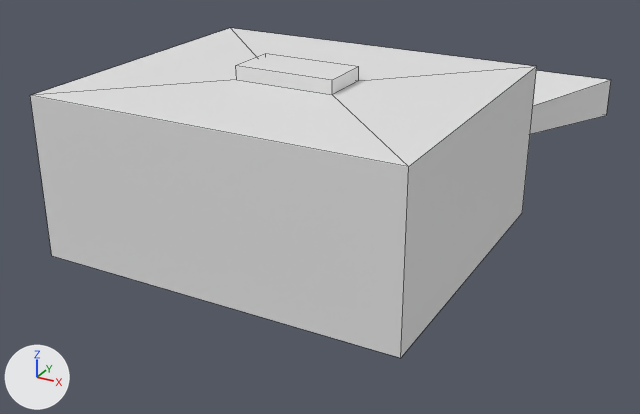
Renders of the OBJ model assets/models/bunny.obj from each side of a commit.
One viewpoint serves both versions: a 50 mm lens placed at (0.786, -1.393, 0.586), pointed at (-0.017, 0.067, -0.144). Arrows for +X, +Y and +Z are at lower left; the lights stay in place. Mesh edges are drawn as thin lines. Where no turn or scale is listed for an object, it has been applied to the vertices.
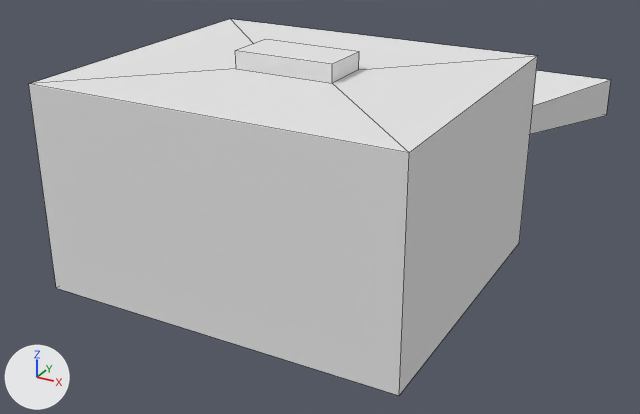
Where the change shows, as pixel boxes (x1, y1, x2, y2) in the pictures (640 x 414 px; the box of a moved part takes in the faces that stretch with it):
'Cube', reshaped (14% taller)
    before: (30, 28, 611, 358)
    after: (29, 19, 611, 395)
part 1 of me_cube, moved or reshaped
    before: (30, 28, 537, 358)
    after: (29, 19, 538, 395)

The change, as a diff of the scene's bpy script:
```diff
--- a/assets/models/bunny.obj.py
+++ b/assets/models/bunny.obj.py
@@ me_cube @@
 me_cube.from_pydata(...)  # 32 vertices, 26 faces; spans x -0.42..0.42, y -0.35..0.639, z -0.152..0.178
 # used by ob_cube; location = (0.0, 0.0, 0.0)
+# me_cube part 1: the loose piece of 16 vertices spanning x -0.35..0.35, y -0.35..0.255, z -0.152..0.178 is scaled about its middle by (1, 1, 1.29), then moved by (0.0, 0.0, -0.02)
```
